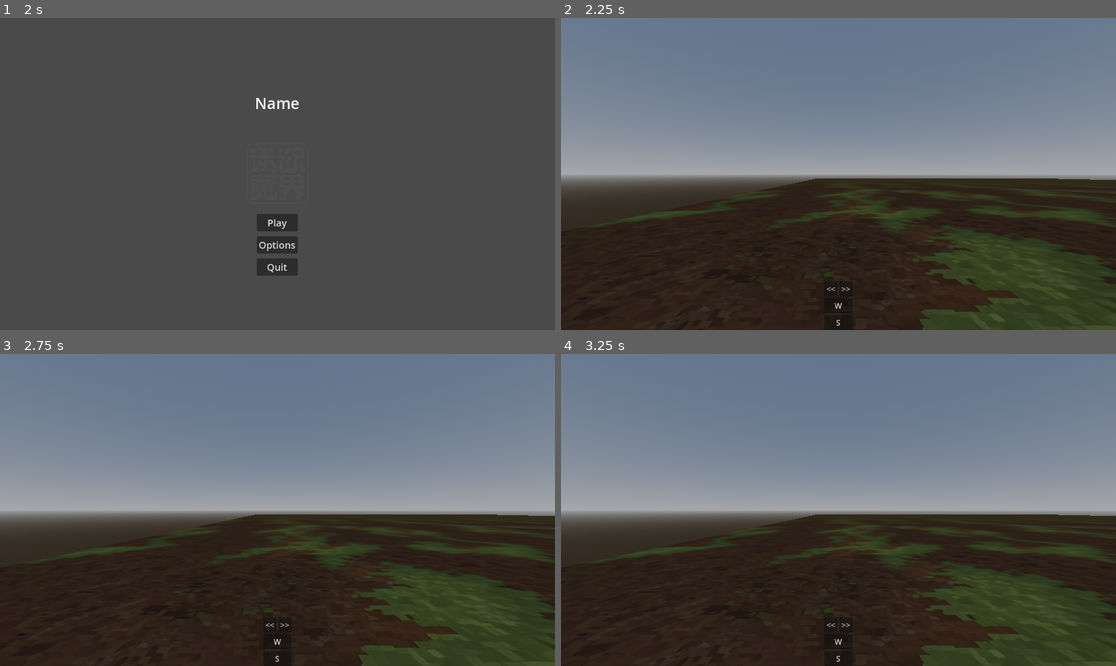
Above: before the commit, frames 1-4 (two rows, left to right).
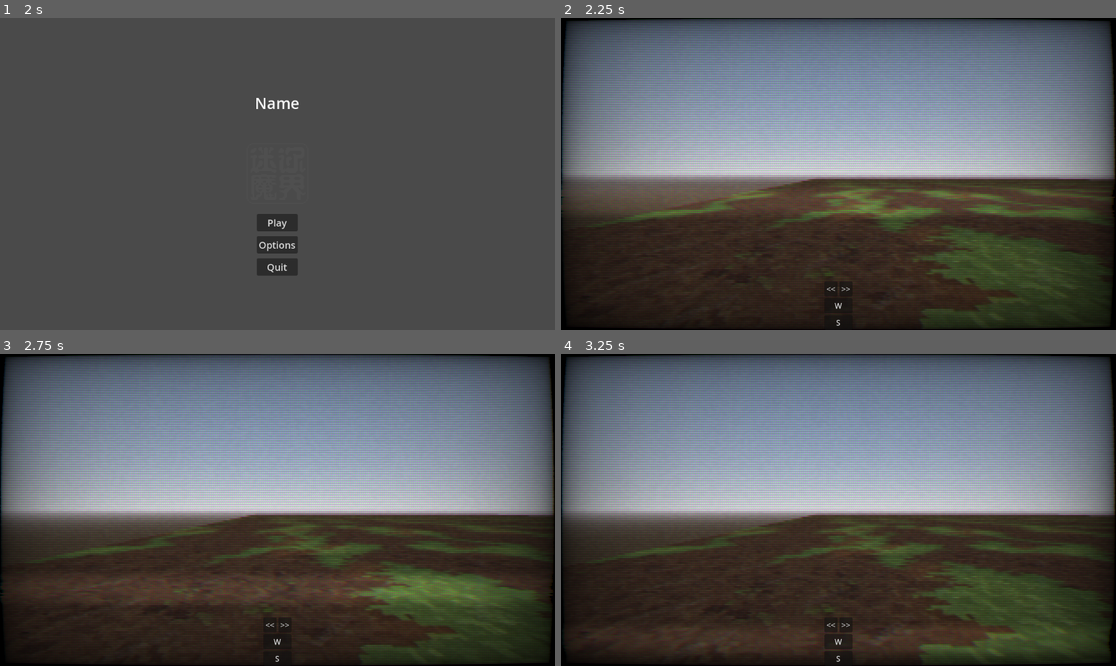
Above: after the commit, the same moments.

Repository: vinelin/godot-Booom
Game: Godot game, scene res://scenes/level/level_1/level_1.tscn
Two runs of this game, one before a commit and one after it. Both use one fixed random seed, a clock stepped at 60 frames per second and the inputs below.
Inputs:
- Up to frame 1 (2 s): tap Enter (ui_accept) at 0.5, 0.77 s; hold Right (ui_right) 0.53-1.25 s; click "Play" at 1.25 s
- Up to frame 2 (2.25 s): click "Play" at 2 s
- Up to frame 3 (2.75 s): no input
- Up to frame 4 (3.25 s): hold Down (ui_down) from 2.78 s (still down); tap Enter (ui_accept) at 3.02 s

Frame 1 is identical in both runs. In frame 2, 65% of the frame differs, in the area x 0-100%, y 0-100%; in frame 3, 66%; in frame 4, 63%.

Commit message:
CRT shader

Diff:
--- a/Project_1/entities/player/player.tscn
+++ b/Project_1/entities/player/player.tscn
@@ -1,6 +1,7 @@
-[gd_scene load_steps=6 format=3 uid="uid://dmdvyspy6prrm"]
+[gd_scene load_steps=8 format=3 uid="uid://dmdvyspy6prrm"]
 
 [ext_resource type="Script" path="res://entities/player/player.gd" id="1_8d4x2"]
+[ext_resource type="Shader" path="res://shaders/CRT.gdshader" id="2_obkwn"]
 
 [sub_resource type="CapsuleShape3D" id="CapsuleShape3D_ih4k0"]
 
@@ -12,6 +13,23 @@
 [sub_resource type="BoxMesh" id="BoxMesh_pvf2p"]
 material = SubResource("StandardMaterial3D_uxsxn")
 size = Vector3(0.5, 0.5, 1)
+
+[sub_resource type="ShaderMaterial" id="ShaderMaterial_rrwot"]
+shader = ExtResource("2_obkwn")
+shader_parameter/resolution = Vector2(320, 180)
+shader_parameter/scan_line_amount = 1.0
+shader_parameter/warp_amount = 0.1
+shader_parameter/noise_amount = 0.03
+shader_parameter/interference_amount = 0.2
+shader_parameter/grille_amount = 0.1
+shader_parameter/grille_size = 1.0
+shader_parameter/vignette_amount = 0.6
+shader_parameter/vignette_intensity = 0.4
+shader_parameter/aberation_amount = 0.5
+shader_parameter/roll_line_amount = 0.3
+shader_parameter/roll_speed = 1.0
+shader_parameter/scan_line_strength = -8.0
+shader_parameter/pixel_strength = -2.0
 
 [node name="player" type="CharacterBody3D"]
 script = ExtResource("1_8d4x2")
@@ -26,6 +44,16 @@
 transform = Transform3D(1, 0, 0, 0, 1, 0, 0, 0, 1, 0, 0.281386, -0.612657)
 visible = false
 mesh = SubResource("BoxMesh_pvf2p")
+
+[node name="Camera3D" type="Camera3D" parent="."]
+
+[node name="ColorRect" type="ColorRect" parent="."]
+material = SubResource("ShaderMaterial_rrwot")
+anchors_preset = 15
+anchor_right = 1.0
+anchor_bottom = 1.0
+grow_horizontal = 2
+grow_vertical = 2
 
 [node name="SubViewportContainer" type="SubViewportContainer" parent="."]
 anchors_preset = 15
@@ -73,8 +101,6 @@
 layout_mode = 2
 text = "S"
 
-[node name="Camera3D" type="Camera3D" parent="."]
-
 [connection signal="pressed" from="SubViewportContainer/SubViewport/VBoxContainer/HBoxContainer/btn_left" to="." method="_on_btn_left_pressed"]
 [connection signal="pressed" from="SubViewportContainer/SubViewport/VBoxContainer/HBoxContainer/btn_right" to="." method="_on_btn_right_pressed"]
 [connection signal="pressed" from="SubViewportContainer/SubViewport/VBoxContainer/btn_forward" to="." method="_on_btn_forward_pressed"]
--- /dev/null
+++ b/Project_1/shaders/CRT.gdshader
@@ -0,0 +1,183 @@
+/*
+Shader from Godot Shaders - the free shader library.
+
+This shader is under CC0 license. Feel free to use, improve and
+change this shader according to your needs and consider sharing
+the modified result to godotshaders.com.
+
+Optimised and packed by @c64cosmin
+If you do use this please share it with me
+Would love to see what you're making with it <3
+
+It's a combination of these two shaders
+~godotshaders.com/shader/VHS-and-CRT-monitor-effect
+godotshaders.com/shader/crt-shader-with-realistic-blurring/
+
+CRT grille and rolling lines made by @c64cosmin
+Vignette and warping effect was made by pend00
+Scanlines are from "TimothyLottes" FROM SHADERTOY
+Then ported by AHOPNESS (@ahopness)
+https://www.shadertoy.com/view/MsjXzh
+*/
+
+shader_type canvas_item;
+
+uniform sampler2D SCREEN_TEXTURE: hint_screen_texture;
+
+uniform vec2 resolution = vec2(320.0, 180.0);
+
+uniform float scan_line_amount :hint_range(0.0, 1.0) = 1.0;
+uniform float warp_amount :hint_range(0.0, 5.0) = 0.1;
+uniform float noise_amount :hint_range(0.0, 0.3) = 0.03;
+uniform float interference_amount :hint_range(0.0, 1.0) = 0.2;
+uniform float grille_amount :hint_range(0.0, 1.0) = 0.1;
+uniform float grille_size :hint_range(1.0, 5.0) = 1.0;
+uniform float vignette_amount :hint_range(0.0, 2.0) = 0.6;
+uniform float vignette_intensity : hint_range(0.0, 1.0) = 0.4;
+uniform float aberation_amount :hint_range(0.0, 1.0) = 0.5;
+uniform float roll_line_amount :hint_range(0.0, 1.0) = 0.3;
+uniform float roll_speed :hint_range(-8.0, 8.0) = 1.0;
+uniform float scan_line_strength :hint_range(-12.0, -1.0) = -8.0;
+uniform float pixel_strength :hint_range(-4.0, 0.0) = -2.0;
+
+float random(vec2 uv){
+    return fract(cos(uv.x * 83.4827 + uv.y * 92.2842) * 43758.5453123);
+}
+
+vec3 fetch_pixel(vec2 uv, vec2 off){
+	vec2 pos = floor(uv * resolution + off) / resolution + vec2(0.5) / resolution;
+
+	float noise = 0.0;
+	if(noise_amount > 0.0){
+		noise = random(pos + fract(TIME)) * noise_amount;
+	}
+
+	if(max(abs(pos.x - 0.5), abs(pos.y - 0.5)) > 0.5){
+		return vec3(0.0, 0.0, 0.0);
+	}
+
+	vec3 clr = texture(SCREEN_TEXTURE , pos, -16.0).rgb + noise;
+	return clr;
+}
+
+// Distance in emulated pixels to nearest texel.
+vec2 Dist(vec2 pos){
+	pos = pos * resolution;
+	return - ((pos - floor(pos)) - vec2(0.5));
+}
+
+// 1D Gaussian.
+float Gaus(float pos, float scale){ return exp2(scale * pos * pos); }
+
+// 3-tap Gaussian filter along horz line.
+vec3 Horz3(vec2 pos, float off){
+	vec3 b = fetch_pixel(pos, vec2(-1.0, off));
+	vec3 c = fetch_pixel(pos, vec2( 0.0, off));
+	vec3 d = fetch_pixel(pos, vec2( 1.0, off));
+	float dst = Dist(pos).x;
+
+	// Convert distance to weight.
+	float scale = pixel_strength;
+	float wb = Gaus(dst - 1.0, scale);
+	float wc = Gaus(dst + 0.0, scale);
+	float wd = Gaus(dst + 1.0, scale);
+
+	// Return filtered sample.
+	return (b * wb + c * wc + d * wd) / (wb + wc + wd);
+}
+
+// Return scanline weight.
+float Scan(vec2 pos, float off){
+	float dst = Dist(pos).y;
+
+	return Gaus(dst + off, scan_line_strength);
+}
+
+// Allow nearest three lines to effect pixel.
+vec3 Tri(vec2 pos){
+	vec3 clr = fetch_pixel(pos, vec2(0.0));
+	if(scan_line_amount > 0.0){
+		vec3 a = Horz3(pos,-1.0);
+		vec3 b = Horz3(pos, 0.0);
+		vec3 c = Horz3(pos, 1.0);
+
+		float wa = Scan(pos,-1.0);
+		float wb = Scan(pos, 0.0);
+		float wc = Scan(pos, 1.0);
+
+		vec3 scanlines = a * wa + b * wb + c * wc;
+		clr = mix(clr, scanlines, scan_line_amount);
+	}
+	return clr;
+}
+
+// Takes in the UV and warps the edges, creating the spherized effect
+vec2 warp(vec2 uv){
+	vec2 delta = uv - 0.5;
+	float delta2 = dot(delta.xy, delta.xy);
+	float delta4 = delta2 * delta2;
+	float delta_offset = delta4 * warp_amount;
+
+	vec2 warped = uv + delta * delta_offset;
+	return (warped - 0.5) / mix(1.0,1.2,warp_amount/5.0) + 0.5;
+}
+
+float vignette(vec2 uv){
+	uv *= 1.0 - uv.xy;
+	float vignette = uv.x * uv.y * 15.0;
+	return pow(vignette, vignette_intensity * vignette_amount);
+}
+
+float floating_mod(float a, float b){
+	return a - b * floor(a/b);
+}
+
+vec3 grille(vec2 uv){
+	float unit = PI / 3.0;
+	float scale = 2.0*unit/grille_size;
+	float r = smoothstep(0.5, 0.8, cos(uv.x*scale - unit));
+	float g = smoothstep(0.5, 0.8, cos(uv.x*scale + unit));
+	float b = smoothstep(0.5, 0.8, cos(uv.x*scale + 3.0*unit));
+	return mix(vec3(1.0), vec3(r,g,b), grille_amount);
+}
+
+float roll_line(vec2 uv){
+	float x = uv.y * 3.0 - TIME * roll_speed;
+	float f = cos(x) * cos(x * 2.35 + 1.1) * cos(x * 4.45 + 2.3);
+	float roll_line = smoothstep(0.5, 0.9, f);
+	return roll_line * roll_line_amount;
+}
+
+void fragment(){
+	vec2 pix = FRAGCOORD.xy;
+	vec2 pos = warp(SCREEN_UV);
+
+	float line = 0.0;
+	if(roll_line_amount > 0.0){
+		line = roll_line(pos);
+	}
+
+	vec2 sq_pix = floor(pos * resolution) / resolution + vec2(0.5) / resolution;
+	if(interference_amount + roll_line_amount > 0.0){
+		float interference = random(sq_pix.yy + fract(TIME));
+		pos.x += (interference * (interference_amount + line * 6.0)) / resolution.x;
+	}
+
+	vec3 clr = Tri(pos);
+	if(aberation_amount > 0.0){
+		float chromatic = aberation_amount + line * 2.0;
+		vec2 chromatic_x = vec2(chromatic,0.0) / resolution.x;
+		vec2 chromatic_y = vec2(0.0, chromatic/2.0) / resolution.y;
+		float r = Tri(pos - chromatic_x).r;
+		float g = Tri(pos + chromatic_y).g;
+		float b = Tri(pos + chromatic_x).b;
+		clr = vec3(r,g,b);
+	}
+
+	if(grille_amount > 0.0)clr *= grille(pix);
+	clr *= 1.0 + scan_line_amount * 0.6 + line * 3.0 + grille_amount * 2.0;
+	if(vignette_amount > 0.0)clr *= vignette(pos);
+
+	COLOR.rgb = clr;
+	COLOR.a = 1.0;
+}
